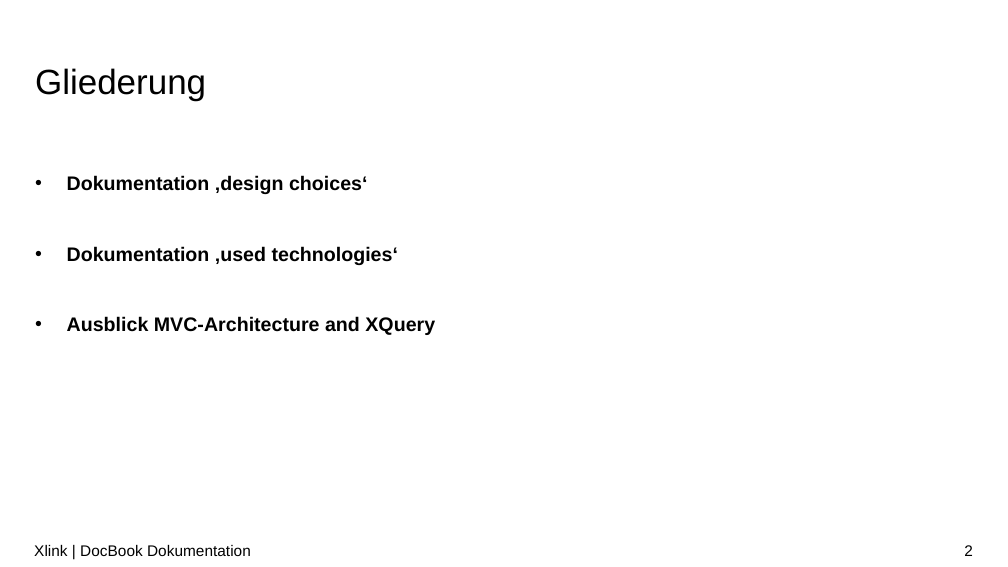
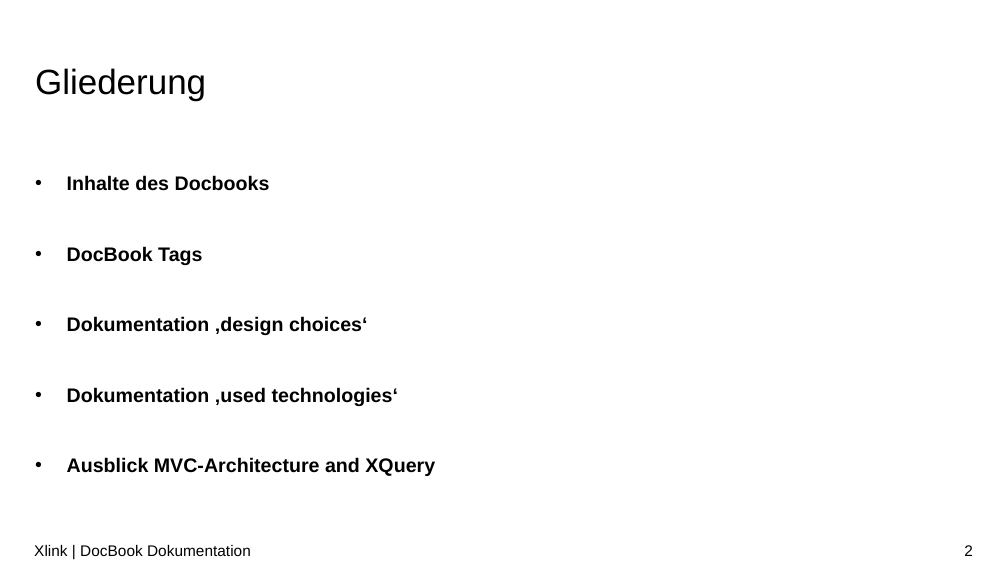
Before and after one commit to LorenzoBrazzi-zz/XML_Praktikum, a slide deck: slide 2 of Präsentationen/PP_notenbonus v2.pptx. Drawn at 1008x567 pixels with LibreOffice and Linux fonts; fonts in the diff are those of the drawing; background and template pictures are left out. Boxes give left, top, right and bottom in pixels: in the first picture for what was removed or moved away, otherwise in the second. Text is boxed around its words. In the diff, an @@ line names an element or a change of style, - is before the commit and + after.

Commit message:
Neue Gliederungspunkte hinzugefügt

```diff
--- a/Präsentationen/PP_notenbonus v2.pptx
+++ b/Präsentationen/PP_notenbonus v2.pptx
@@ text at [67, 175, 270, 265]: paragraphs added @@
+• Inhalte des Docbooks
+• DocBook Tags
```
Also in this commit, not shown: 2 slides added.
